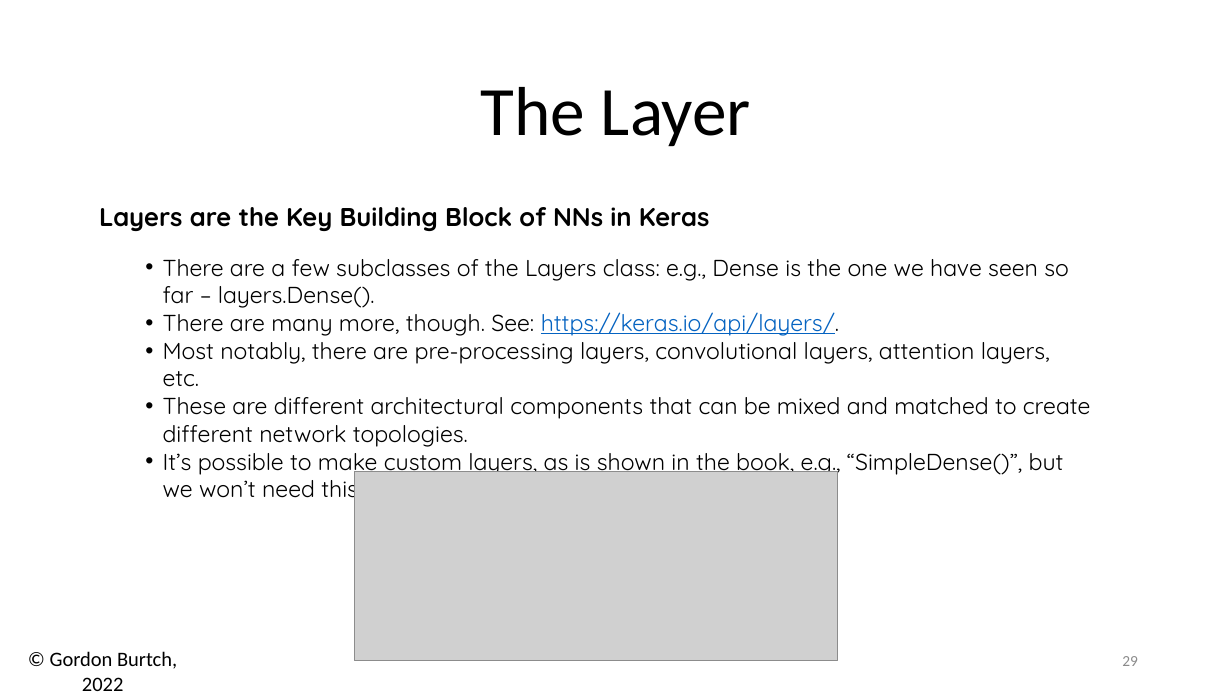
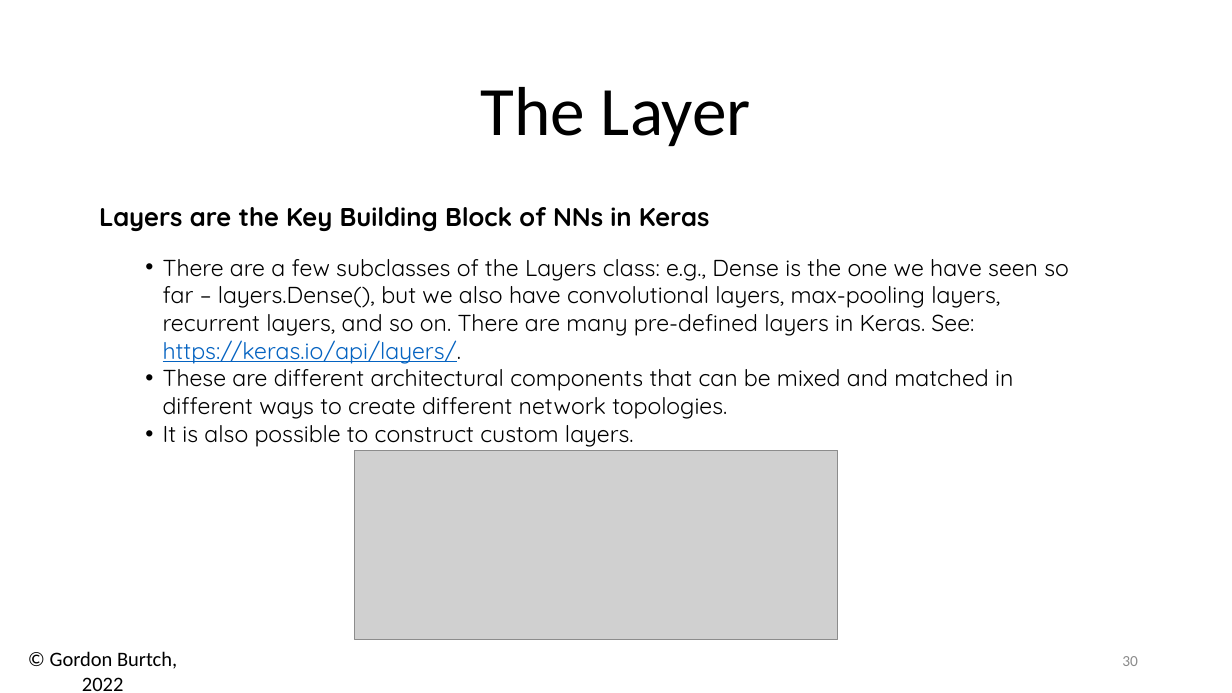
Before and after one commit to zizgao/BA865-2022, a slide deck: slide 30 of Week 2/02 - Math & Keras.pptx (slide 29 before the commit). Drawn at 1232x693 pixels with LibreOffice and Linux fonts; fonts in the diff are those of the drawing; grey boxes stand for pictures. Boxes give left, top, right and bottom in pixels: in the first picture for what was removed or moved away, otherwise in the second. Text is boxed around its words. In the diff, an @@ line names an element or a change of style, - is before the commit and + after.

Commit message:
slide update.

```diff
--- a/Week 2/02 - Math & Keras.pptx
+++ b/Week 2/02 - Math & Keras.pptx
@@ text at (x1=163, y1=259, x2=1069, y2=419): text changed @@
-  • There are a few subclasses of the Layers class: e.g., Dense is the one we have seen so far – layers.Dense().
-  • There are many more, though. See: https://keras.io/api/layers/.
-  • Most notably, there are pre-processing layers, convolutional layers, attention layers, etc.
-  • These are different architectural components that can be mixed and matched to create different network topologies.
-  • It’s possible to make custom layers, as is shown in the book, e.g., “SimpleDense()”, but we won’t need this immediately.
+  • There are a few subclasses of the Layers class: e.g., Dense is the one we have seen so far – layers.Dense(), but we also have convolutional layers, max-pooling layers, recurrent layers, and so on. There are many pre-defined layers in Keras. See: https://keras.io/api/layers/.
+  • These are different architectural components that can be mixed and matched in different ways to create different network topologies.
+  • It is also possible to construct custom layers.
@@ picture moved from (x1=354, y1=471, x2=837, y2=661) to (x1=354, y1=450, x2=837, y2=640) @@
@@ page number at (x1=1122, y1=656, x2=1138, y2=666): text changed @@
-29
+30
```
Also in this commit, not shown: 1 slide added, 1 other file.
